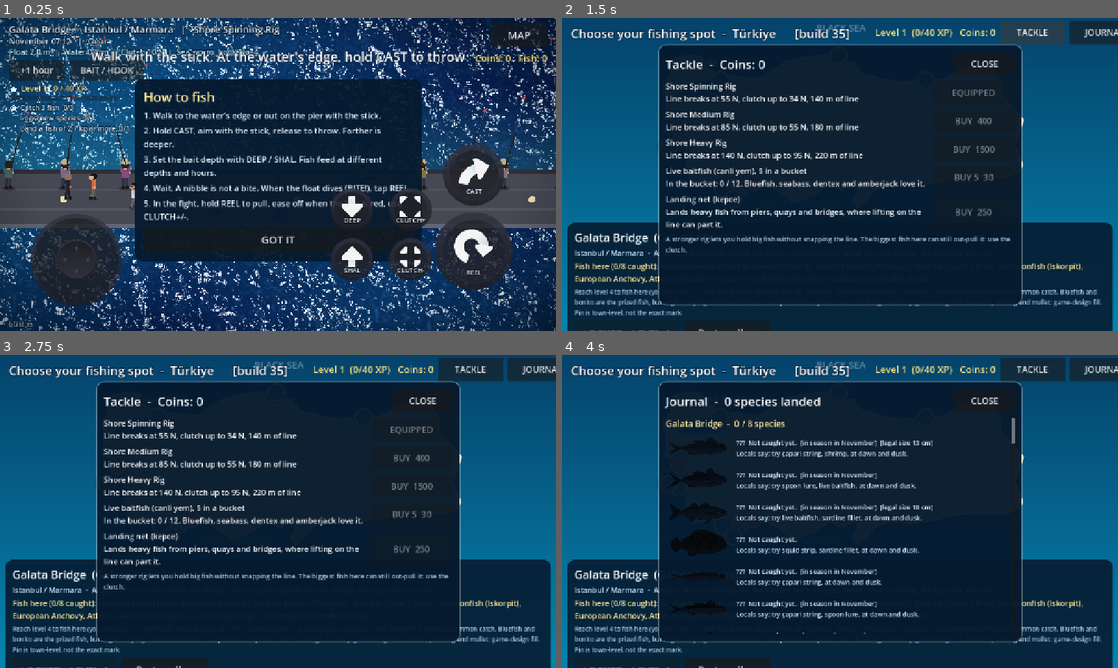
Above: before the commit, frames 1-4 (two rows, left to right).
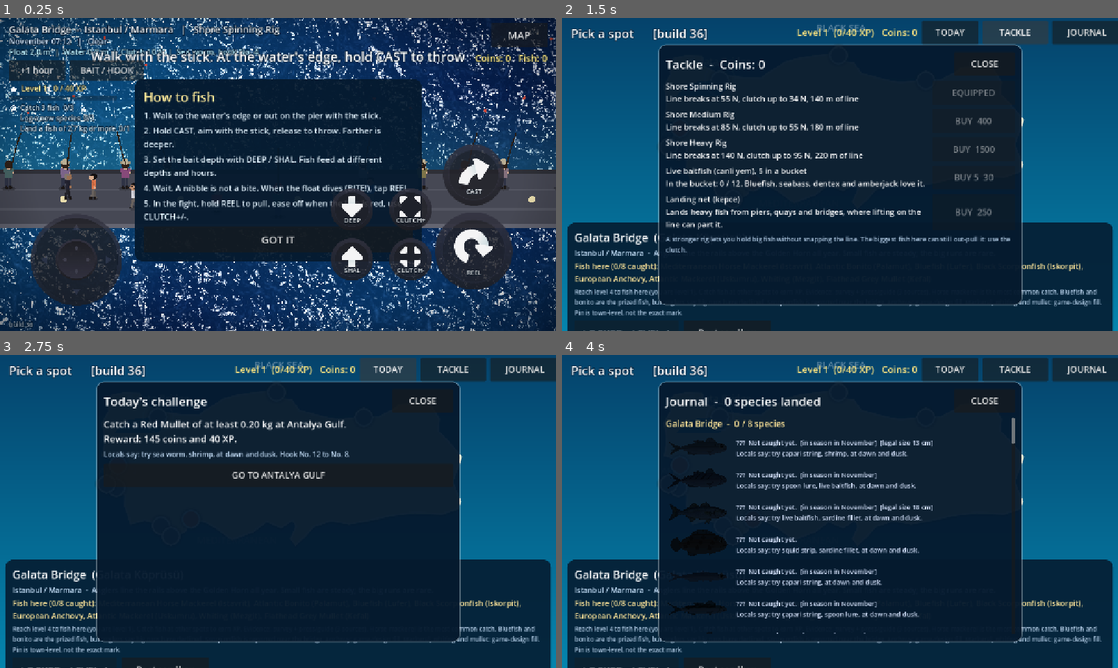
Above: after the commit, the same moments.

Repository: nextlevelcorp/godot_fishing_rpg
Game: Godot game, scene res://shore_fishing.tscn
The game is run twice, just before and just after one commit, with the same random seed, the same clock (stepped at 60 frames per second) and the same inputs. This scene is started directly instead of the project's main scene.
Inputs (mouse positions are in pixels of both pictures, inside the frame that each line leads up to):
- Up to frame 1 (0.25 s): no input
- Up to frame 2 (1.5 s): click "MAP" at 0.5 s; click "TACKLE" at 1.25 s
- Up to frame 3 (2.75 s): click (389, 370) at 2 s, where only the run after the commit has a clickable "TODAY"
- Up to frame 4 (4 s): click "JOURNAL" at 2.75 s; click (717, 417) at 3.5 s

The runs differ from the first frame. In frame 1, less than 0.1% of the frame differs, in the area x 5-6%, y 97-99%; in frame 2, 2.5%; in frame 3, 8.7%, in the area x 1-100%, y 0-75%; in frame 4, 2.5%.

Commit message:
feat: daily challenge with reward, TODAY button on the map (build 36)
One challenge per date, the same for everyone: a species at an unlocked
spot (favouring in-season), at least its median weight. 120 coins plus the
species' base price and 40 XP, once a day. Map shows it with the locals'
advice and a button to select the spot; the catch card reports completion.

Design: GAME_DESIGN.md Daily challenge

Co-Authored-By: Claude Opus 5.5 <noreply@anthropic.com>
Claude-Session: https://claude.ai/code/session_01HLtjWBZvxzhjVtsJywwULp

Diff:
--- /dev/null
+++ b/daily.gd
@@ -0,0 +1,72 @@
+## One challenge a day, the same for everyone on that date: a species at a spot, at least a weight.
+## Picked from the spots you have unlocked, favouring species in season. Reward once per day.
+class_name Daily
+extends RefCounted
+
+const XP := 40
+
+
+static func today_key() -> String:
+	var d := Time.get_date_dict_from_system()
+	return "%04d-%02d-%02d" % [int(d["year"]), int(d["month"]), int(d["day"])]
+
+
+## {spot, spot_name, species, species_name, min_kg, coins}; empty when nothing is unlocked.
+static func challenge() -> Dictionary:
+	var rng := RandomNumberGenerator.new()
+	rng.seed = hash(today_key())
+	var spots: Array[String] = []
+	for id: String in FishingSpots.ids():
+		if GameSession.is_unlocked(FishingSpots.get_spot(id)):
+			spots.append(id)
+	if spots.is_empty():
+		return {}
+	var spot_id := spots[rng.randi() % spots.size()]
+	var spot := FishingSpots.get_spot(spot_id)
+	var ids: Array = spot["species"]
+	# Weighted pick: in-season species more likely, rare ones less.
+	var total := 0.0
+	var weights: Array[float] = []
+	for sid: String in ids:
+		var w := Season.factor(sid) / sqrt(float(BiomeDB.get_species(sid)["base_price"]))
+		weights.append(w)
+		total += w
+	var pick := rng.randf() * total
+	var species := String(ids[ids.size() - 1])
+	for i in ids.size():
+		pick -= weights[i]
+		if pick <= 0.0:
+			species = String(ids[i])
+			break
+	var sp := BiomeDB.get_species(species)
+	var wr: Vector2 = sp["weight_kg"]
+	# About half of the fish of this species that bite reach this weight (median of roll_weight_kg).
+	var min_kg := maxf(snappedf(wr.x + 0.22 * (wr.y - wr.x), 0.05), 0.05)
+	return {"spot": spot_id, "spot_name": String(spot["name"]), "species": species,
+		"species_name": String(sp["name"]), "min_kg": min_kg, "coins": 120 + int(sp["base_price"])}
+
+
+static func done_today() -> bool:
+	return GameSession.daily_done == today_key()
+
+
+## Checks a landed fish against today's challenge; pays out once. Returns the coins paid, or 0.
+static func try_complete(spot_id: String, species: String, kg: float) -> int:
+	if done_today():
+		return 0
+	var c := challenge()
+	if c.is_empty() or c["spot"] != spot_id or c["species"] != species or kg < float(c["min_kg"]):
+		return 0
+	GameSession.daily_done = today_key()
+	GameSession.coins += int(c["coins"])
+	GameSession.xp += XP
+	GameSession.save()
+	return int(c["coins"])
+
+
+static func text() -> String:
+	var c := challenge()
+	if c.is_empty():
+		return "No challenge today."
+	var status := "DONE today. A new one tomorrow." if done_today() else "Reward: %d coins and %d XP." % [int(c["coins"]), XP]
+	return "Catch a %s of at least %.2f kg at %s.\n%s" % [c["species_name"], float(c["min_kg"]), c["spot_name"], status]
--- a/game_session.gd
+++ b/game_session.gd
@@ -11,7 +11,7 @@
 
 ## Shown on screen so a player can tell a fresh deploy from a page the browser cached.
 ## Bump it with every build that changes behaviour.
-const BUILD := "build 35"
+const BUILD := "build 36"
 const SAVE_PATH := "user://save.cfg"
 const SAVE_VERSION := 1
 const START_RIG := "shore_spinning_rig"
@@ -47,6 +47,8 @@
 static var rig_mode := "float"
 ## A landing net (kepçe): needed to land a heavy fish from a pier, quay or bridge. Saved.
 static var has_net := false
+## Date (YYYY-MM-DD) of the last completed daily challenge (see Daily).
+static var daily_done := ""
 const NET_PRICE := 250
 const LIVE_BAIT_MAX := 12
 const LIVE_BAIT_SPECIES: Array[String] = ["mediterranean_horse_mackerel", "european_anchovy", "atlantic_mackerel"]
@@ -126,6 +128,8 @@
 	live_bait = clampi(_to_int(cfg.get_value("tackle", "live", 0)), 0, LIVE_BAIT_MAX)
 	rig_mode = "bottom" if cfg.get_value("tackle", "rig", "float") == "bottom" else "float"
 	has_net = cfg.get_value("tackle", "net", false) == true
+	var dd: Variant = cfg.get_value("player", "daily_done", "")
+	daily_done = String(dd) if dd is String else ""
 	best_kg = _clean(cfg.get_value("journal", "best_kg", {}), true)
 	counts = _clean(cfg.get_value("journal", "counts", {}), false)
 	for k: String in counts:
@@ -149,6 +153,7 @@
 	cfg.set_value("tackle", "live", live_bait)
 	cfg.set_value("tackle", "rig", rig_mode)
 	cfg.set_value("tackle", "net", has_net)
+	cfg.set_value("player", "daily_done", daily_done)
 	cfg.set_value("journal", "best_kg", best_kg)
 	cfg.set_value("journal", "counts", counts)
 	var err := cfg.save(SAVE_PATH)
--- a/shore_fishing.gd
+++ b/shore_fishing.gd
@@ -1383,6 +1383,10 @@
 		"On %s, hook %s" % [String(Tackle.BAITS[GameSession.bait_id]["name"]).to_lower(), Tackle.hook_name(GameSession.hook_id)]])
 	if GameSession.LIVE_BAIT_SPECIES.has(id) and weight_kg < 0.4 and GameSession.live_bait < GameSession.LIVE_BAIT_MAX:
 		lines.append("Into the bucket as live bait  (%d)" % GameSession.add_live_bait(1))
+	var daily := Daily.try_complete(GameSession.spot_id, id, weight_kg)
+	if daily > 0:
+		lines.append("DAILY CHALLENGE DONE!  +%d coins, +%d XP" % [daily, Daily.XP])
+		_buzz(150)
 	var done: Array = res["goals_done"]
 	for g: Dictionary in done:
 		lines.append("Goal done: %s  (+%d coins)" % [g["text"], int(g["coins"])])
--- a/turkey_map.gd
+++ b/turkey_map.gd
@@ -107,7 +107,7 @@
 func _build_header() -> void:
 	var header := Label.new()
 	header.name = "Header"
-	header.text = "Choose your fishing spot  -  Türkiye      [%s]" % GameSession.BUILD
+	header.text = "Pick a spot      [%s]" % GameSession.BUILD
 	header.position = Vector2(20, 14)
 	header.add_theme_font_size_override("font_size", 28)
 	header.add_theme_color_override("font_color", Color.WHITE)
@@ -117,7 +117,7 @@
 
 	var bar := HBoxContainer.new()
 	bar.set_anchors_and_offsets_preset(Control.PRESET_TOP_RIGHT)
-	bar.offset_left = -560.0
+	bar.offset_left = -740.0
 	bar.offset_right = -16.0
 	bar.offset_top = 6.0
 	bar.offset_bottom = 60.0
@@ -128,6 +128,7 @@
 	_coins_label.horizontal_alignment = HORIZONTAL_ALIGNMENT_RIGHT
 	_coins_label.autowrap_mode = TextServer.AUTOWRAP_OFF
 	_coins_label.size_flags_vertical = Control.SIZE_SHRINK_CENTER
+	bar.add_child(_make_button("TODAY", 130.0, _open_daily))
 	bar.add_child(_make_button("TACKLE", 150.0, _open_tackle))
 	bar.add_child(_make_button("JOURNAL", 160.0, _open_journal))
 	_update_coins()
@@ -426,6 +427,22 @@
 	_overlay.visible = true
 
 
+func _open_daily() -> void:
+	_clear_list()
+	_overlay_title.text = "Today's challenge"
+	var l := _make_label(_overlay_list, 22, Color.WHITE)
+	l.text = Daily.text()
+	var c := Daily.challenge()
+	if not c.is_empty():
+		var hint := _make_label(_overlay_list, 16, Color(0.75, 0.85, 0.95))
+		hint.text = "Locals say: try %s, %s. Hook %s." % [", ".join(Tackle.best_baits(String(c["species"]))), _feeds_text(String(c["species"])), Tackle.hook_range(String(c["species"]))]
+		var go := _make_button("GO TO " + String(c["spot_name"]).to_upper(), 360.0, func() -> void:
+			_overlay.visible = false
+			_select(String(c["spot"])))
+		_overlay_list.add_child(go)
+	_overlay.visible = true
+
+
 func _open_journal() -> void:
 	_clear_list()
 	_overlay_title.text = "Journal  -  %d species landed" % GameSession.counts.size()
Not shown, changed: GAME_DESIGN.md
